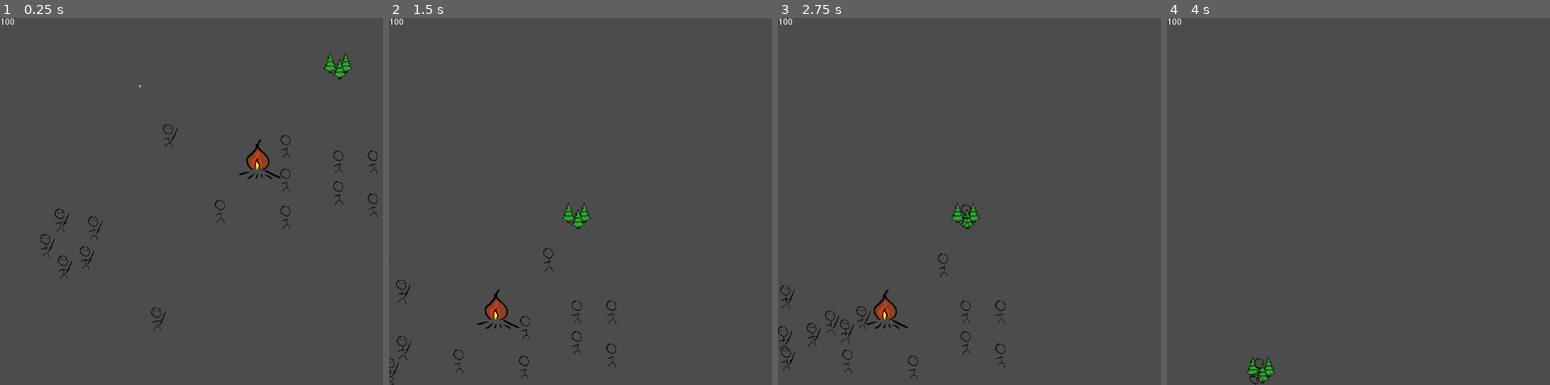
Above: before the commit, frames 1-4 (left to right).
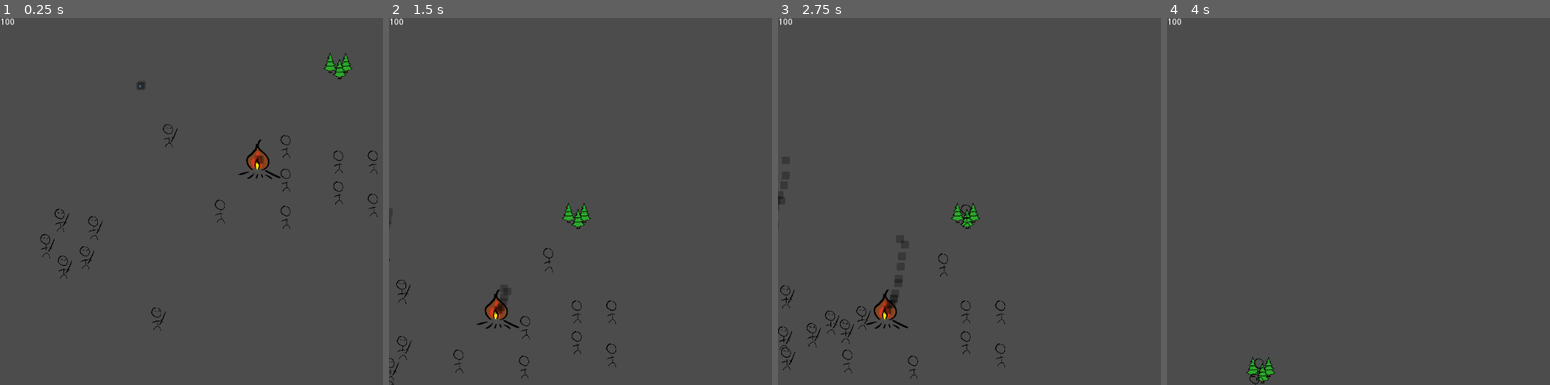
Above: after the commit, the same moments.

Repository: fedzel/pimi-tdogotit
Game: Godot game, scene res://Scenes/World.tscn
The game is run twice, just before and just after one commit, with the same random seed, the same clock (stepped at 60 frames per second) and the same inputs. The engine's default icon, where the game draws it, is replaced by a stand-in: a white triangle on a blue panel in a dark square.
Inputs (mouse positions are in pixels of both pictures, inside the frame that each line leads up to):
- Up to frame 1 (0.25 s): no input
- Up to frame 2 (1.5 s): move the mouse to (726, 69) at 0.52 s; hold Middle mouse button (middle_mouse_button) 0.53-1.28 s; click (726, 69) at 0.67 s; move the mouse to (576, 219) at 1.27 s; tap Middle mouse button (middle_mouse_button) at 1.35 s; click (576, 219) at 1.42 s
- Up to frame 3 (2.75 s): move the mouse to (1153, 120) at 2.02 s; hold Middle mouse button (middle_mouse_button) from 2.03 s (still down); click (1153, 120) at 2.17 s
- Up to frame 4 (4 s): move the mouse to (1450, 274) at 2.77 s; release Middle mouse button (middle_mouse_button) at 2.78 s; tap Middle mouse button (middle_mouse_button) at 2.85 s; click (1450, 274) at 2.92 s; move the mouse to (outside the picture) at 3.52 s; hold Middle mouse button (middle_mouse_button) from 3.53 s (still down); click (outside the picture) at 3.67 s

The runs differ from the first frame. In frame 1, less than 0.1% of the frame differs, in the area x 35-69%, y 17-40%; in frame 2, 0.1%; in frame 3, 0.2%, in the area x 0-33%, y 48-81%; in frame 4, nothing differs.

Commit message:
particle
particle

Diff:
--- a/Scenes/Building.tscn
+++ b/Scenes/Building.tscn
@@ -1,8 +1,21 @@
-[gd_scene load_steps=3 format=2]
+[gd_scene load_steps=5 format=2]
 
 [ext_resource path="res://Scripts/Building.gd" type="Script" id=1]
+[ext_resource path="res://icon.png" type="Texture" id=2]
 
 [sub_resource type="RectangleShape2D" id=1]
+
+[sub_resource type="ParticlesMaterial" id=2]
+flag_disable_z = true
+gravity = Vector3( 0, -30, 0 )
+initial_velocity = 11.49
+angular_velocity = 0.0
+orbit_velocity = 0.0
+orbit_velocity_random = 0.0
+scale = 0.2
+color = Color( 0, 0, 0, 0.266667 )
+hue_variation = 1.0
+hue_variation_random = 0.79
 
 [node name="KinematicBody2D" type="KinematicBody2D"]
 collision_layer = 4
@@ -14,3 +27,10 @@
 
 [node name="Sprite" type="Sprite" parent="."]
 scale = Vector2( 0.1, 0.1 )
+
+[node name="SmokeParticle" type="Particles2D" parent="."]
+amount = 25
+lifetime = 5.0
+fixed_fps = 60
+process_material = SubResource( 2 )
+texture = ExtResource( 2 )
